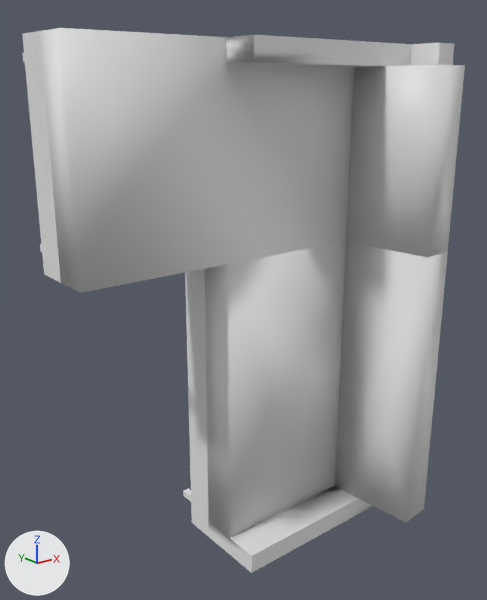
Renders of the OBJ model datasets/ModelNet9/sofa/train/sofa_0687.obj from each side of a commit.
Both versions are drawn from a 50 mm lens placed at (-0.788, -0.944, 0.42), pointed at (-0.013, 0.024, 0.033). Lighting does not change. The marker at lower left points along +X, +Y and +Z. Where no turn or scale is listed for an object, it has been applied to the vertices. Vertices at the same position are counted once.

The first picture shows 'sofa_0687'.
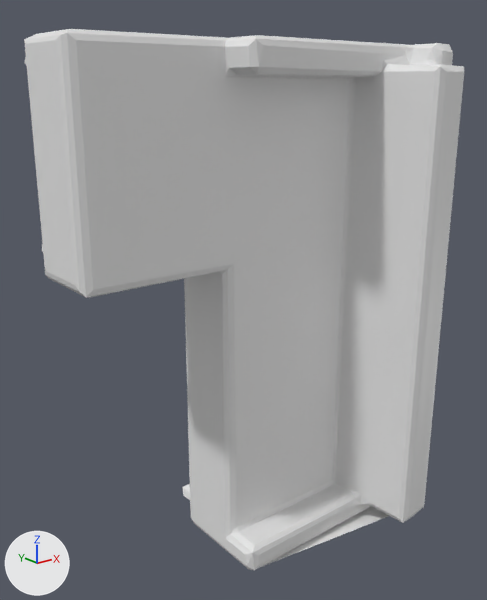
Pixel boxes (x1, y1, x2, y2) of what changed, in the pictures (487 x 600 px):
'sofa_0687', reshaped: before (22, 28, 465, 573); after (24, 29, 464, 570)
part 1 of me_sofa_0687, rebuilt: before (22, 28, 454, 573); after (24, 29, 464, 570)
part 2 of me_sofa_0687, deleted: before (22, 52, 465, 523)

The change, as a list of edits to the scene's bpy script:
```text
Change me_sofa_0687:
    used by ob_sofa_0687; location = (0.0, 0.0, 0.0)
    remove me_sofa_0687.from_pydata(...)  # 282 vertices, 499 faces; spans x -0.36..0.36, y -0.199..0.199, z -0.5..0.5
    add me_sofa_0687.from_pydata(...)  # 252 vertices, 500 faces; spans x -0.362..0.362, y -0.204..0.205, z -0.5..0.5
    me_sofa_0687 part 1: the loose piece of 171 vertices spanning x -0.36..0.36, y -0.139..0.132, z -0.5..0.5 is rebuilt with 252 vertices and now spans x -0.362..0.362, y -0.204..0.205, z -0.5..0.5
    me_sofa_0687 part 2: 6 loose pieces with 111 vertices, spanning x -0.336..0.336, y -0.199..0.199, z -0.476..0.476, are deleted
```
